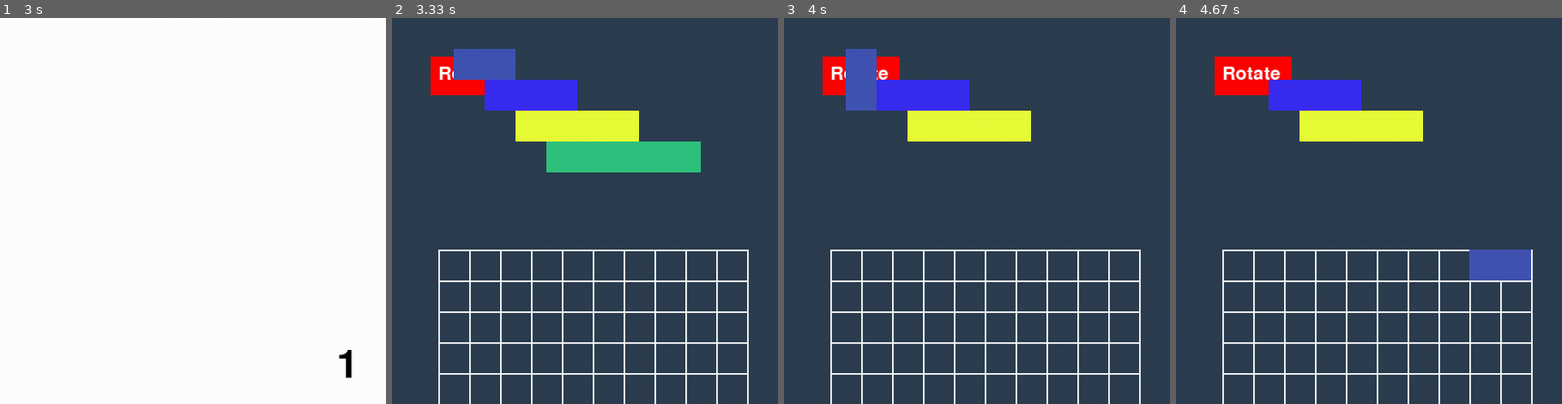
Above: before the commit, frames 1-4 (left to right).
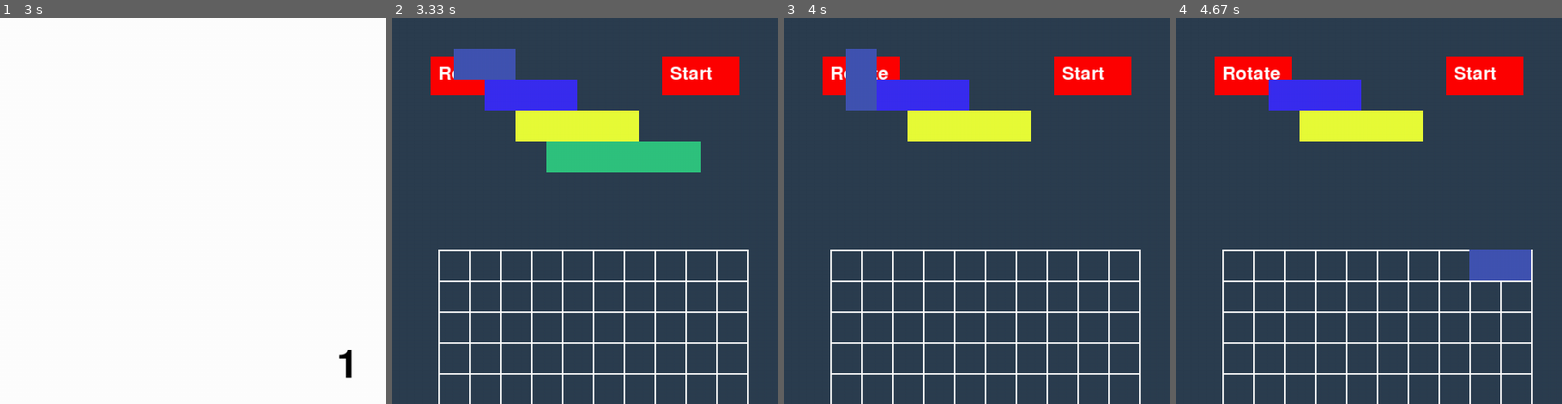
Above: after the commit, the same moments.

Repository: Marius20031/Python_pygame
Game: pygame game, started from main.py
Same seed, same stepped clock (60 frames per second), same inputs: the game is played once before the commit and once after it.
Inputs (mouse positions are % of the whole screen's width and height, from its top left):
- Up to frame 1 (3 s): click (65, 15) at 0.88 s
- Up to frame 2 (3.33 s): no input
- Up to frame 3 (4 s): press the mouse at (30, 18) at 3.47 s; move the mouse to (21, 48) at 3.57 s; release the mouse at (12, 78) at 3.7 s; click "Rotate" at 3.82 s
- Up to frame 4 (4.67 s): press the mouse at (10, 7) at 4.13 s; move the mouse to (44, 17) at 4.23 s; release the mouse at (78, 26) at 4.37 s; click (40, 7) at 4.48 s, where only the run after the commit has a clickable "Start"
The pictures show only the part of the screen within x 0-50%, y 0-50%; the shares and areas given below are measured in that part.

Frame 1 is identical in both runs. In frame 2, 2.0% of the frame differs, in the area x 70-90%, y 10-20%; in frame 3, 2.0%; in frame 4, 2.0%.

Commit message:
Add files via upload

Diff:
--- a/Functii.py
+++ b/Functii.py
@@ -81,39 +81,52 @@
     timer()
     button_font = pygame.font.Font(None, 36)
     rotate_button = pygame.Rect(50, 50, 100, 50)
+    start_button = pygame.Rect(350, 50, 100, 50)
+
+    pygame.draw.rect(screen, (255, 0, 0), start_button)
     pygame.draw.rect(screen, (255, 0, 0), rotate_button)
+
     button_text = button_font.render("Rotate", True, (255, 255, 255))
+    button_text_1 = button_font.render("Start", True, (255, 255, 255))
+
     screen.blit(button_text, (60, 60))
+    screen.blit(button_text_1, (360, 60))
+
     last_one_tho=None
     move_board2()
     running = True
+    semafor_start_game = 0 # nu s.a apasat start
+
     while running:
         button_font = pygame.font.Font(None, 36)
         for event in pygame.event.get():
             if event.type == pygame.QUIT:
                 running = False
             elif event.type == pygame.MOUSEBUTTONDOWN:
-                mouse_x, mouse_y = event.pos
-                # deci casuta stanga sus prima linie lrima coloana: 1,5-2,5| 7,5-8,5
-                # 1,5-2,5-3,5 pe x
-                #7,5-8,5 pe Y
-                print(mouse_x/cell_size)
-                print(mouse_y/cell_size) # pentru coordonate in matrice
-                for i, (boat_x, boat_y) in enumerate(boats):
-                    # nu inteleg de ce functioneaza dar functioneaza efectiv....
-                    # da aici trb sa verific daca intre alea se afla barca aici trb modificat:
-                    # daca fac 1*cellsize si (i+2) imi iau pe verticala
-                    # daca fac invers, imi ia pe orizontala
-                    if boat_x <= mouse_x <= boat_x+boat_width_VECT[i]*cell_size and boat_y <= mouse_y <= boat_y+boat_height_VECT[i]*cell_size: # ca sa ia toata barca DE RECITI ACII CONDITIILE PT CLICKURI
-                        selected = i
-                        last_one_tho=selected
-                        print("barca")
-                        print(i)
-                        offset_x = mouse_x - boat_x
-                        offset_y = mouse_y - boat_y
-                if rotate_button.collidepoint(event.pos):
-                    #print("seapasa")
-                    rotate_boats(last_one_tho)
+                if(semafor_start_game==0):
+                    mouse_x, mouse_y = event.pos
+                    # deci casuta stanga sus prima linie lrima coloana: 1,5-2,5| 7,5-8,5
+                    # 1,5-2,5-3,5 pe x
+                    #7,5-8,5 pe Y
+                    print(mouse_x/cell_size)
+                    print(mouse_y/cell_size) # pentru coordonate in matrice
+                    for i, (boat_x, boat_y) in enumerate(boats):
+                        # nu inteleg de ce functioneaza dar functioneaza efectiv....
+                        # da aici trb sa verific daca intre alea se afla barca aici trb modificat:
+                        # daca fac 1*cellsize si (i+2) imi iau pe verticala
+                        #daca fac invers, imi ia pe orizontala
+                        if boat_x <= mouse_x <= boat_x+boat_width_VECT[i]*cell_size and boat_y <= mouse_y <= boat_y+boat_height_VECT[i]*cell_size: # ca sa ia toata barca DE RECITI ACII CONDITIILE PT CLICKURI
+                            selected = i
+                            last_one_tho=selected
+                            print("barca")
+                            print(i)
+                            offset_x = mouse_x - boat_x
+                            offset_y = mouse_y - boat_y
+                    if rotate_button.collidepoint(event.pos):
+                        #print("seapasa")
+                        rotate_boats(last_one_tho)
+                    if start_button.collidepoint(event.pos):
+                        semafor_start_game=1
             elif event.type == pygame.MOUSEBUTTONUP:
                 last_one_tho=selected
                 selected = None
@@ -138,8 +151,13 @@
         screen.fill(Fundal)  # funddalula
         draw_board()  # desenam
         pygame.draw.rect(screen, (255, 0, 0), rotate_button)
+        pygame.draw.rect(screen, (255, 0, 0), start_button)
         button_text = button_font.render("Rotate", True, (255, 255, 255))
+        button_text_1 = button_font.render("Start", True, (255, 255, 255))
+
         screen.blit(button_text, (60, 60))
+        screen.blit(button_text_1, (360, 60))
+
         color_1=(65,84,178)
         color_2 = (58, 45, 240)
         color_3 = (232, 252, 56)
--- a/Importuri.py
+++ b/Importuri.py
@@ -22,6 +22,9 @@
 cell2_size = board2_width // 10
 # dimensiunea 2 pentru barci
 # Functia de desinare
+button_font = pygame.font.Font(None, 36)
+button_text = button_font.render("Start", True, (255, 255, 255))
+button_rect = pygame.Rect(50, 50, 100, 50)
 
 
 #--------------------------------
